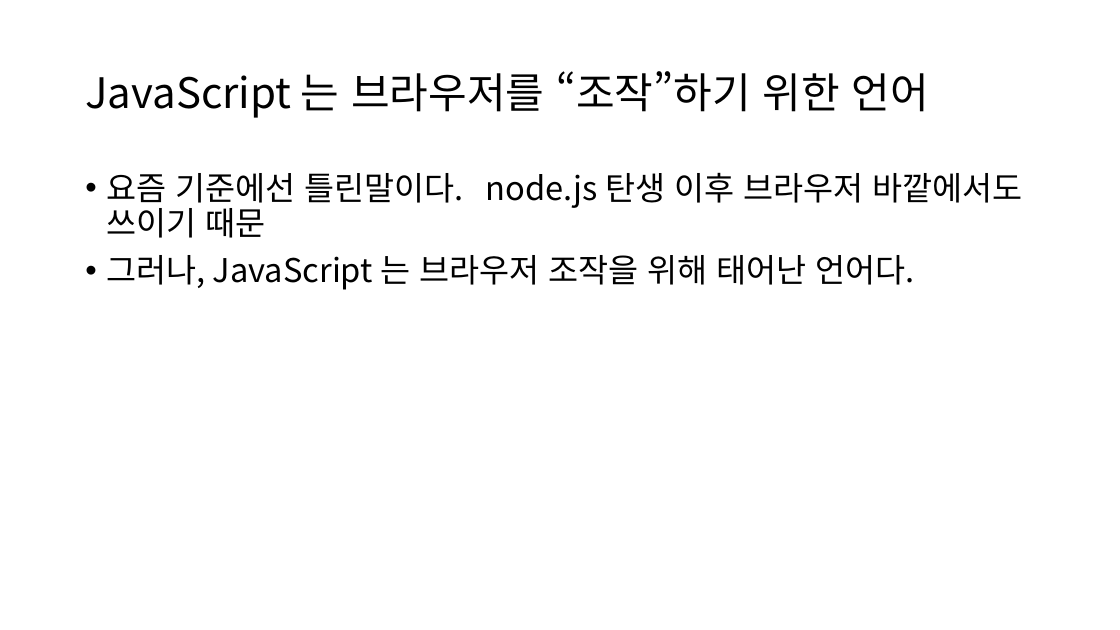
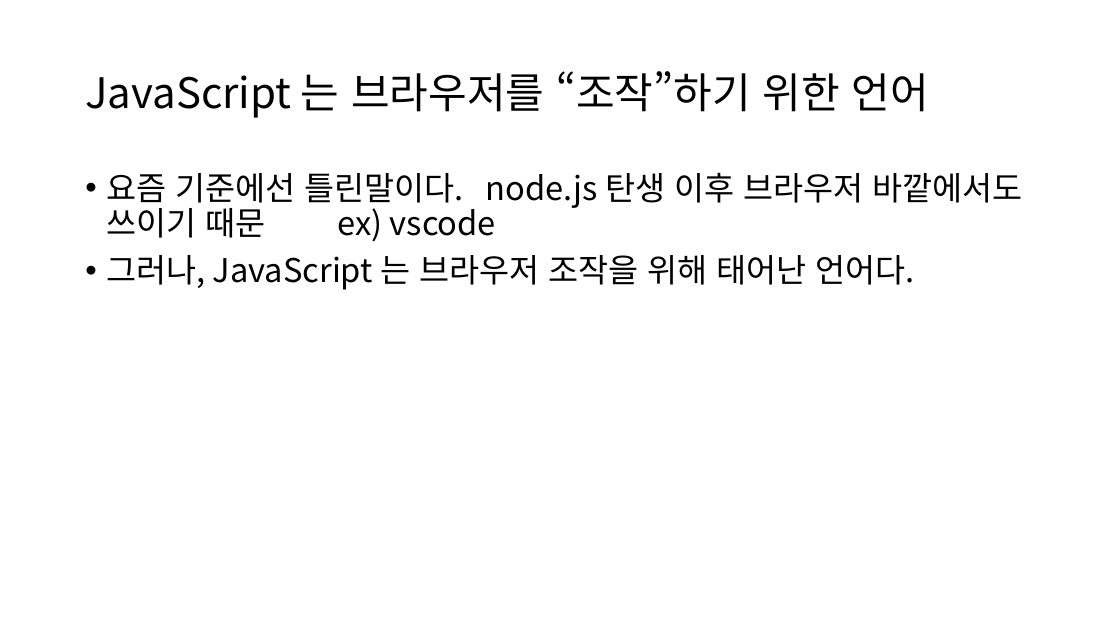
Before and after one commit to GNUCSAssistants/2021webprogramming, a slide deck: slide 15 of 수업/8. JavaScript (4)/PPT/JavaScript(4).pptx (slide 14 before the commit). Drawn at 1120x630 pixels with LibreOffice and Linux fonts; fonts in the diff are those of the drawing. Boxes give left, top, right and bottom in pixels: in the first picture for what was removed or moved away, otherwise in the second. Text is boxed around its words. In the diff, an @@ line names an element or a change of style, - is before the commit and + after.

```diff
--- a/수업/8. JavaScript (4)/PPT/JavaScript(4).pptx
+++ b/수업/8. JavaScript (4)/PPT/JavaScript(4).pptx
@@ text at (x1=106, y1=172, x2=1023, y2=241): text changed @@
-• 요즘 기준에선 틀린말이다. node.js 탄생 이후 브라우저 바깥에서도 쓰이기 때문
+• 요즘 기준에선 틀린말이다. node.js 탄생 이후 브라우저 바깥에서도 쓰이기 때문 ex) vscode
```
Also in this commit, not shown: 5 other slides changed, 1 slide added, 4 other files.
